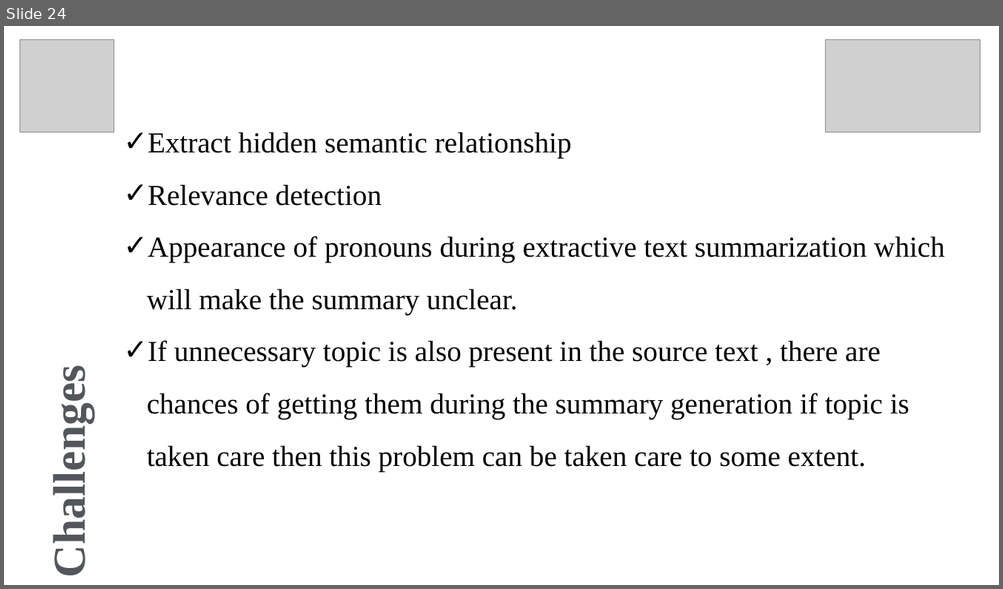
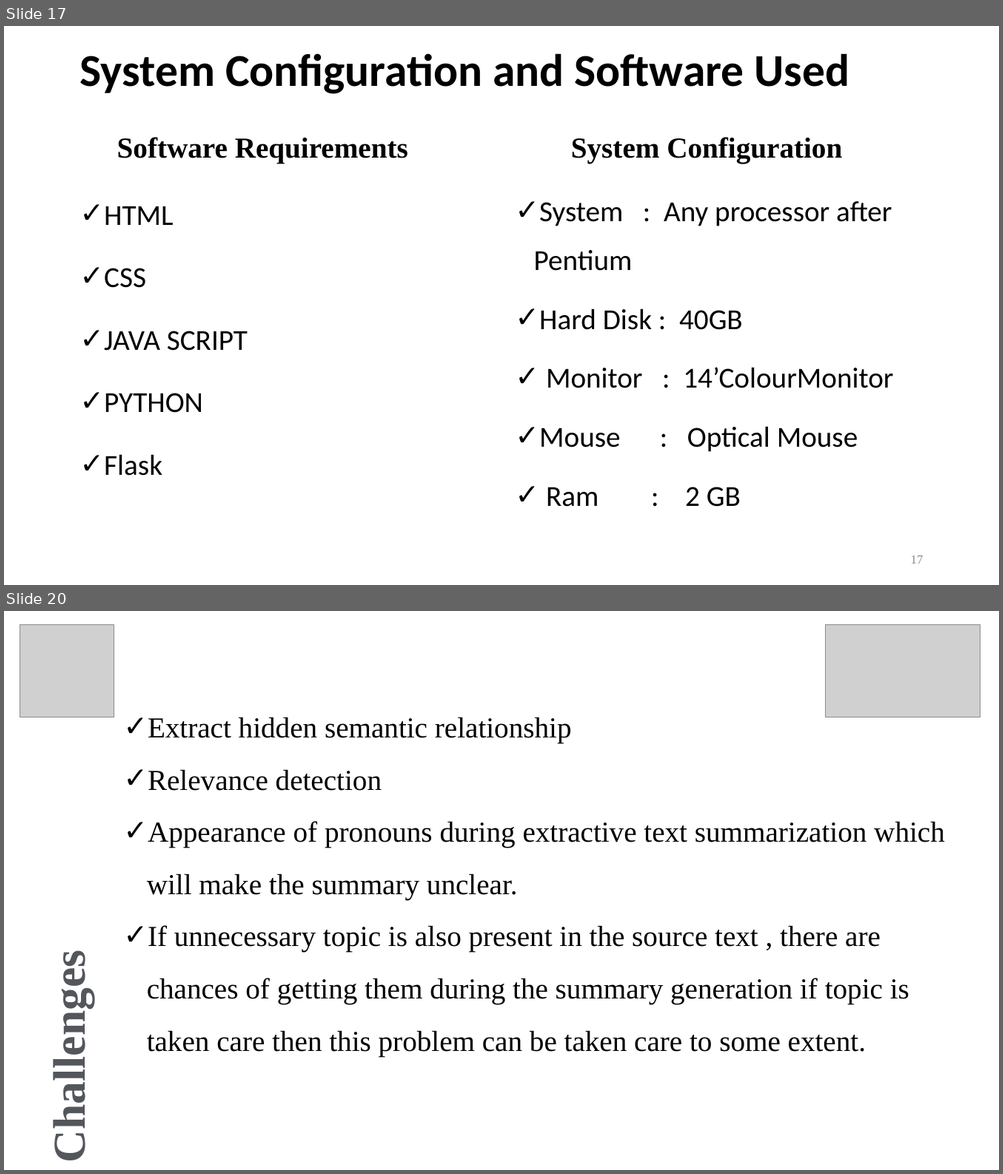
Before and after one commit to bhakon/Akshar, a slide deck: Documents/Presentaion/Project_Akshar_Presentation.pptx. Shown one above the other, each under a label of ours: slide 24 before the commit, slides 17 and 20 after it; the slides between them are not shown. The pictures are 1003x589 and 1003x1174 pixels, drawn with LibreOffice and Linux fonts; fonts in the diff are those of the drawing; grey boxes stand for pictures. Boxes give left, top, right and bottom in pixels: in the first picture for what was removed or moved away, otherwise in the second. Text is boxed around its words. In the diff, an @@ line names an element or a change of style, - is before the commit and + after.

```diff
--- a/Documents/Presentaion/Project_Akshar_Presentation.pptx
+++ b/Documents/Presentaion/Project_Akshar_Presentation.pptx
@@ slide 17 added at [4, 26, 999, 585], background #FFFFFF @@
@@ title added at [79, 53, 850, 94], 44 pt, text #000000, bold @@
+System Configuration and Software Used
@@ text added at [117, 137, 408, 164], 28 pt, text #000000, bold @@
+Software Requirements
@@ text added at [571, 137, 842, 164], 28 pt, text #000000, bold @@
+System Configuration
@@ text added at [534, 201, 893, 507], 28 pt, text #000000 @@
+✓ System : Any processor after Pentium
+✓ Hard Disk : 40GB
+✓ Monitor : 14’ColourMonitor
+✓ Mouse : Optical Mouse
+✓ Ram : 2 GB
@@ text added at [104, 207, 247, 476], 28 pt, text #000000 @@
+✓ HTML
+✓ CSS
+✓ JAVA SCRIPT
+✓ PYTHON
+✓ Flask
@@ page number added at [910, 556, 923, 564], 12 pt, text #898989 @@
+17
@@ what was slide 24 is now slide 20 @@
```
Also in this commit, not shown: 7 slides changed, 4 other slides added, 9 slides removed, 24 other files.
